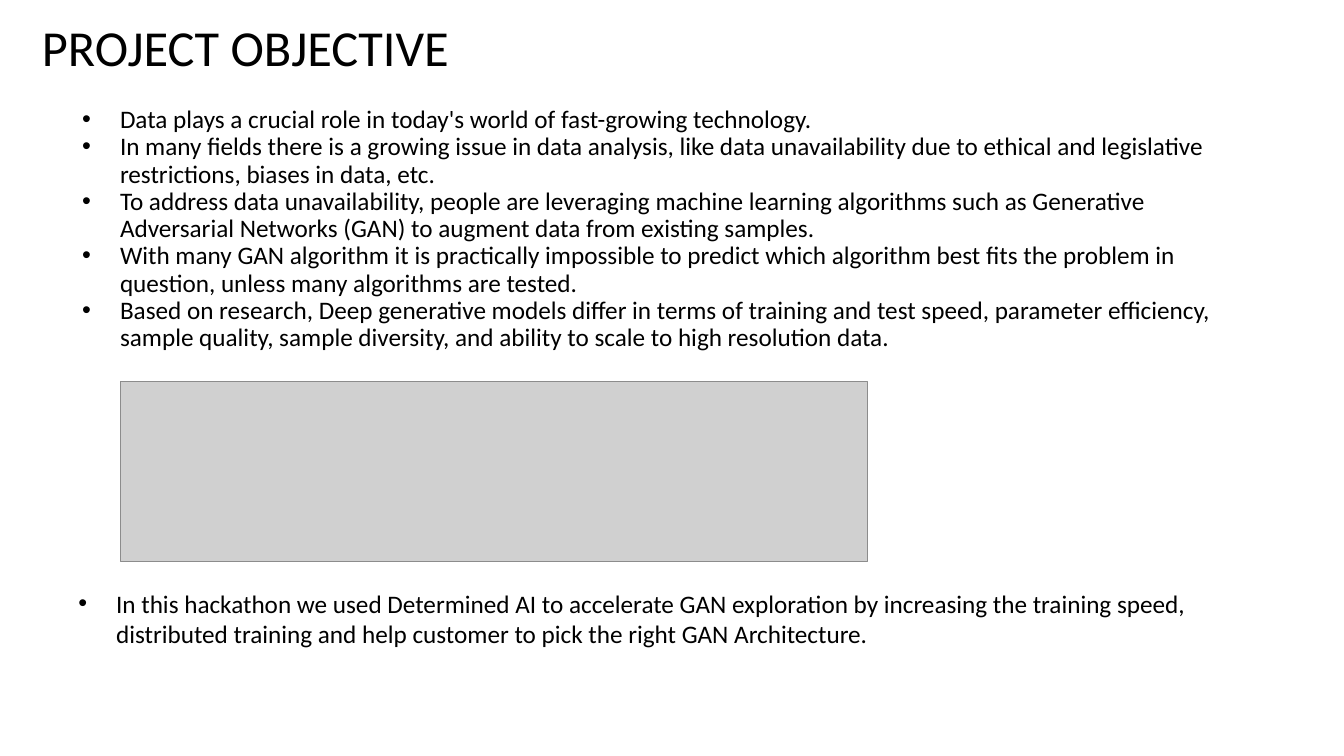
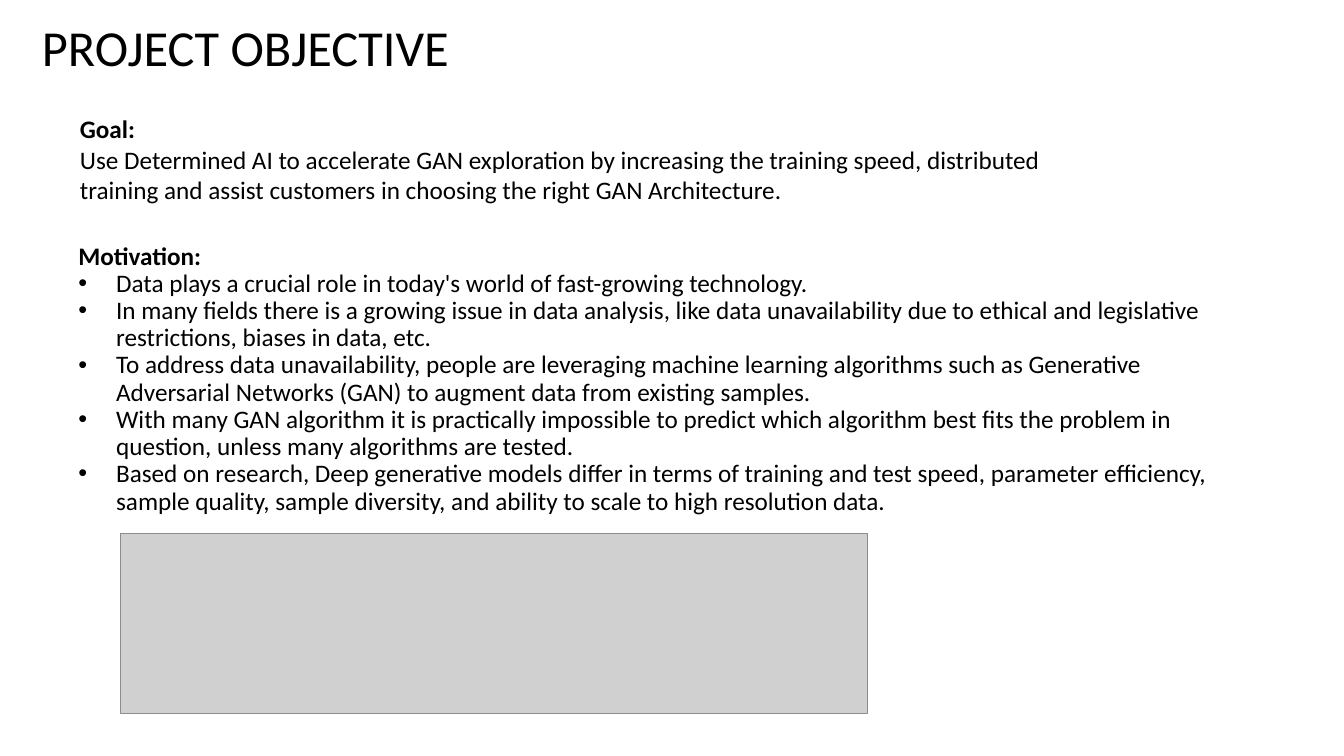
Before and after one commit to ARCHANAGSR/Determined-GAN, a slide deck: slide 2 of DETERMINED-GAN.pptm. Drawn at 1344x756 pixels with LibreOffice and Linux fonts; fonts in the diff are those of the drawing; grey boxes stand for pictures. Boxes give left, top, right and bottom in pixels: in the first picture for what was removed or moved away, otherwise in the second. Text is boxed around its words. In the diff, an @@ line names an element or a change of style, - is before the commit and + after.

```diff
--- a/DETERMINED-GAN.pptm
+++ b/DETERMINED-GAN.pptm
@@ text at <box>80,120,1039,204</box>: text changed @@
-• In this hackathon we used Determined AI to accelerate GAN exploration by increasing the training speed, distributed training and help customer to pick the right GAN Architecture.
+Goal:
+Use Determined AI to accelerate GAN exploration by increasing the training speed, distributed training and assist customers in choosing the right GAN Architecture.
@@ text "Motivation:": place and size @@
-text "Motivation:" at <box>120,110,1209,351</box>
+text "Motivation:" at <box>78,247,1205,515</box>
@@ text at <box>78,247,201,265</box>: paragraph added @@
+Motivation:
@@ picture: place and size @@
-picture at <box>121,382,868,562</box>
+picture at <box>121,534,868,714</box>
```
Also in this commit, not shown: 5 other slides changed, 4 other files.
